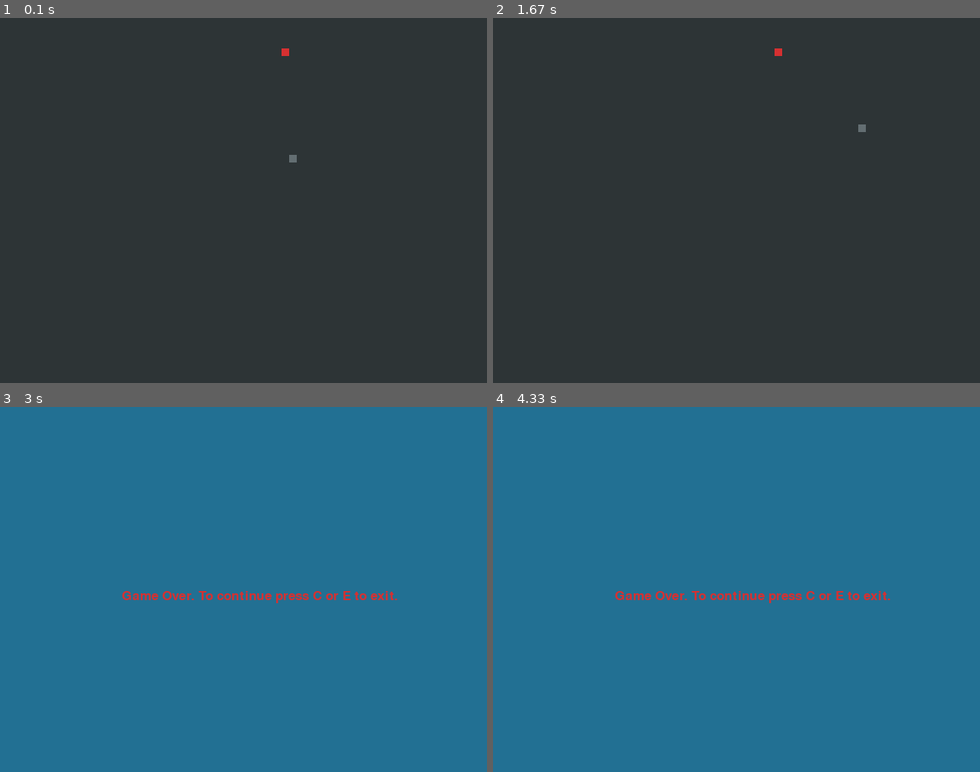
Above: before the commit, frames 1-4 (two rows, left to right).
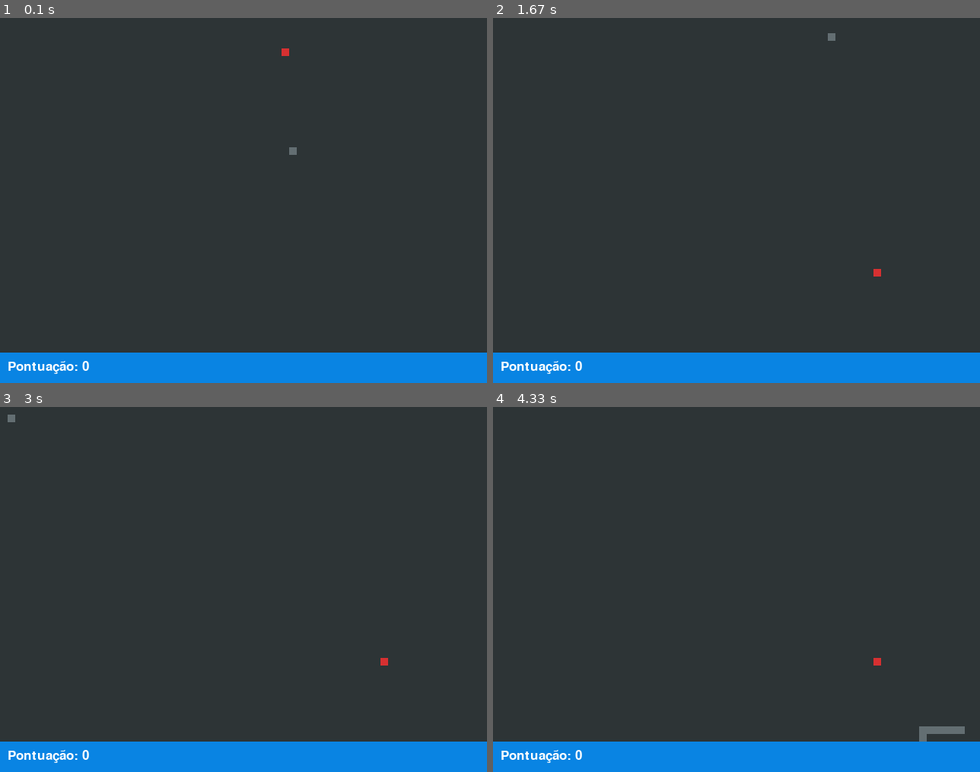
Above: after the commit, the same moments.

Repository: HenriquePF/PyGame-Project
Game: pygame game, started from PygameProject1.py
The game is run twice, just before and just after one commit, with the same random seed, the same clock (stepped at 60 frames per second) and the same inputs.
Inputs (mouse positions are in pixels of both pictures, inside the frame that each line leads up to):
- Up to frame 1 (0.1 s): no input
- Up to frame 2 (1.67 s): tap Space at 0.33 s; click (580, 120) at 0.72 s, where only the run after the commit has a clickable "Continue(C)"; hold Right 1-1.47 s; move the mouse to (619, 204) at 1.03 s; hold Up from 1.5 s (still down)
- Up to frame 3 (3 s): release Up at 1.8 s; hold Right 1.83-2.3 s; hold Down from 2.9 s (still down)
- Up to frame 4 (4.33 s): release Down at 3.2 s; hold Left 3.23-3.63 s; tap Space at 3.3, 3.73, 4.13 s; hold Up 3.67-4.03 s; hold Right from 4.07 s (still down)

The runs differ from the first frame. In frame 1, 8.4% of the frame differs, in the area x 0-100%, y 35-100%; in frame 2, 8.5%; in frame 3, 100%, in the area x 0-100%, y 0-100%; in frame 4, 100%.

Commit message:
Addition of features

Diff:
--- a/PygameProject1.py
+++ b/PygameProject1.py
@@ -18,6 +18,7 @@
 #Dimensions of the window
 largura = 640
 altura = 480
+placar = 40
 
 #Position and size of the snake
 tamanho = 10
@@ -25,11 +26,11 @@
 relogio = pygame.time.Clock()
 fundo = pygame.display.set_mode((largura, altura))
 pygame.display.set_caption('Snake')
-font = pygame.font.SysFont(None, 25)
 
-def texto(msg, cor):
+def texto(msg, cor, tam, x, y):
+    font = pygame.font.SysFont(None, 25)
     texto1 = font.render(msg, True, cor)
-    fundo.blit(texto1, [largura/4, altura/2])
+    fundo.blit(texto1, [x, y])
 
 def cobra(CobraXY):
     for XY in CobraXY:
@@ -42,19 +43,17 @@
     exit = True
     fimDeJogo = False
     posX = randrange(0, largura - tamanho, 10)
-    posY = randrange(0, altura - tamanho, 10)
+    posY = randrange(0, altura - tamanho - placar, 10)
     appleX = randrange(0, largura - tamanho, 10)
-    appleY = randrange(0, altura - tamanho, 10)
+    appleY = randrange(0, altura - tamanho - placar, 10)
     velocidadeX = 0
     velocidadeY = 0
     CobraXY = []
     CobraComp = 1
+    pontos = 0
     while exit:
         while fimDeJogo:
-            fundo.fill(verde)
-            texto("Game Over. "
-                  "To continue press C or E to exit.", red)
-            pygame.display.update()
+
             for event in pygame.event.get():
                 if event.type == pygame.QUIT:
                     exit = False
@@ -64,16 +63,46 @@
                         exit = True
                         fimDeJogo = False
                         posX = randrange(0, largura - tamanho, 10)
-                        posY = randrange(0, altura - tamanho, 10)
+                        posY = randrange(0, altura - tamanho - placar, 10)
                         appleX = randrange(0, largura - tamanho, 10)
-                        appleY = randrange(0, altura - tamanho, 10)
+                        appleY = randrange(0, altura - tamanho - placar, 10)
                         velocidadeX = 0
                         velocidadeY = 0
                         CobraXY = []
                         CobraComp = 1
+                        pontos = 0
                     if event.key == pygame.K_e:
                         exit = False
                         fimDeJogo = False
+                if event.type == pygame.MOUSEBUTTONDOWN:
+                    x = pygame.mouse.get_pos()[0]
+                    y = pygame.mouse.get_pos()[1]
+                    print(x, y)
+                    if x > 45 and y > 120 and x < 180 and y < 147:
+                        exit = True
+                        fimDeJogo = False
+                        posX = randrange(0, largura - tamanho, 10)
+                        posY = randrange(0, altura - tamanho - placar, 10)
+                        appleX = randrange(0, largura - tamanho, 10)
+                        appleY = randrange(0, altura - tamanho - placar, 10)
+                        velocidadeX = 0
+                        velocidadeY = 0
+                        CobraXY = []
+                        CobraComp = 1
+                        pontos = 0
+                    elif x > 190 and y > 120 and x < 265 and y < 147:
+                        exit = False
+                        fimDeJogo = False
+            fundo.fill(verde)
+            texto("Game Over.", red, 15, 65, 30)
+            texto("Pontuação Final: " + str(pontos), red, 30, 70, 80)
+            pygame.draw.rect(fundo, blue, [45, 120, 135, 27])
+            texto('Continue(C)', white, 30, 50, 125)
+
+            pygame.draw.rect(fundo, blue, [190, 120, 75, 27])
+            texto('Exit(E)', white, 30, 195, 125)
+
+            pygame.display.update()
         for event in pygame.event.get():
             if event.type == pygame.QUIT:
                 pygame.quit()
@@ -92,6 +121,8 @@
                 if event.key == pygame.K_DOWN and velocidadeY != - tamanho:
                     velocidadeX = 0
                     velocidadeY = tamanho
+                if event.key == pygame.K_SPACE:
+                    CobraComp += 2
 
         if exit:
             fundo.fill(black)
@@ -100,30 +131,31 @@
 
             if posX == appleX and posY == appleY:
                 appleX = randrange(0, largura - tamanho, 10)
-                appleY = randrange(0, altura - tamanho, 10)
+                appleY = randrange(0, altura - tamanho - placar, 10)
                 CobraComp += 2
+                pontos += 1
 
             # No border
-            # if posX > largura:
-            #     posX = 0
-            # if posX < 0:
-            #     posX = largura - tamanho
-            #
-            # if posY > altura:
-            #     posY = 0
-            # if posY < 0:
-            #     posY = altura - tamanho
+            if posX + tamanho > largura:
+                 posX = 0
+            if posX < 0:
+                 posX = largura - tamanho
+
+            if posY + tamanho > altura - placar:
+                 posY = 0
+            if posY < 0:
+                 posY = altura - tamanho - placar
 
             # With border
-            if posX > largura:
-                fimDeJogo = True
-            if posX < 0:
-                fimDeJogo = True
-
-            if posY > altura:
-                fimDeJogo = True
-            if posY < 0:
-                fimDeJogo = True
+            # if posX + tamanho > largura:
+            #     fimDeJogo = True
+            # if posX < 0:
+            #     fimDeJogo = True
+            #
+            # if posY + tamanho > altura:
+            #     fimDeJogo = True
+            # if posY < 0:
+            #     fimDeJogo = True
 
             CobraInicio = []
 
@@ -135,6 +167,8 @@
             if any (Bloco == CobraInicio for Bloco in CobraXY[:-1]):
                 fimDeJogo = True
 
+            pygame.draw.rect(fundo, blue, [0, altura-placar, largura, 40])
+            texto('Pontuação: ' + str(pontos), white, 20, 10, altura - 30)
 
 
             cobra(CobraXY)
